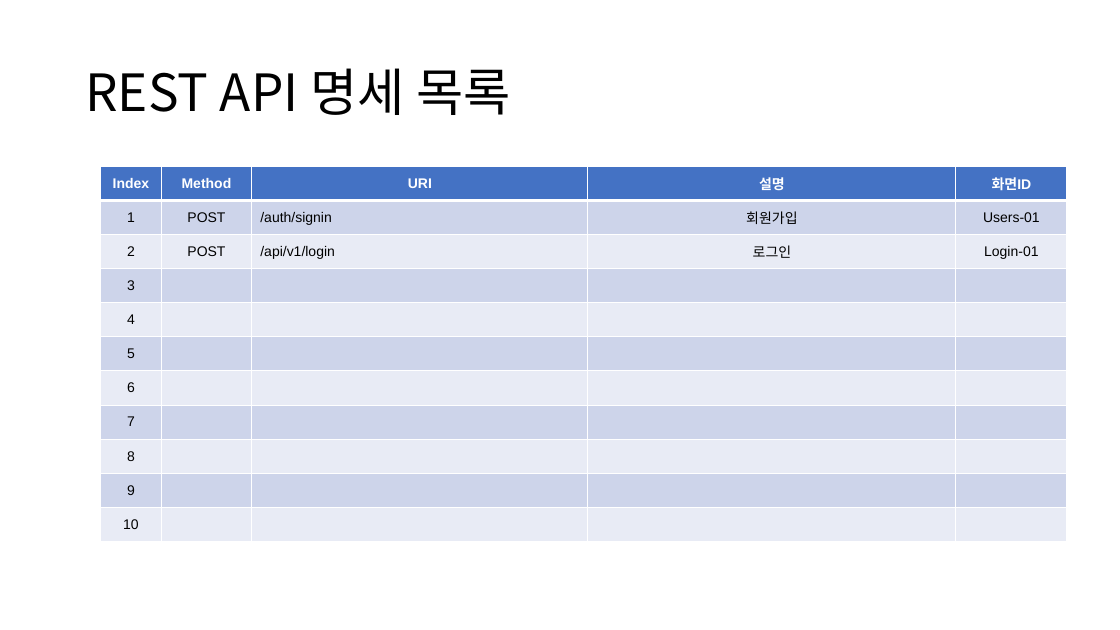
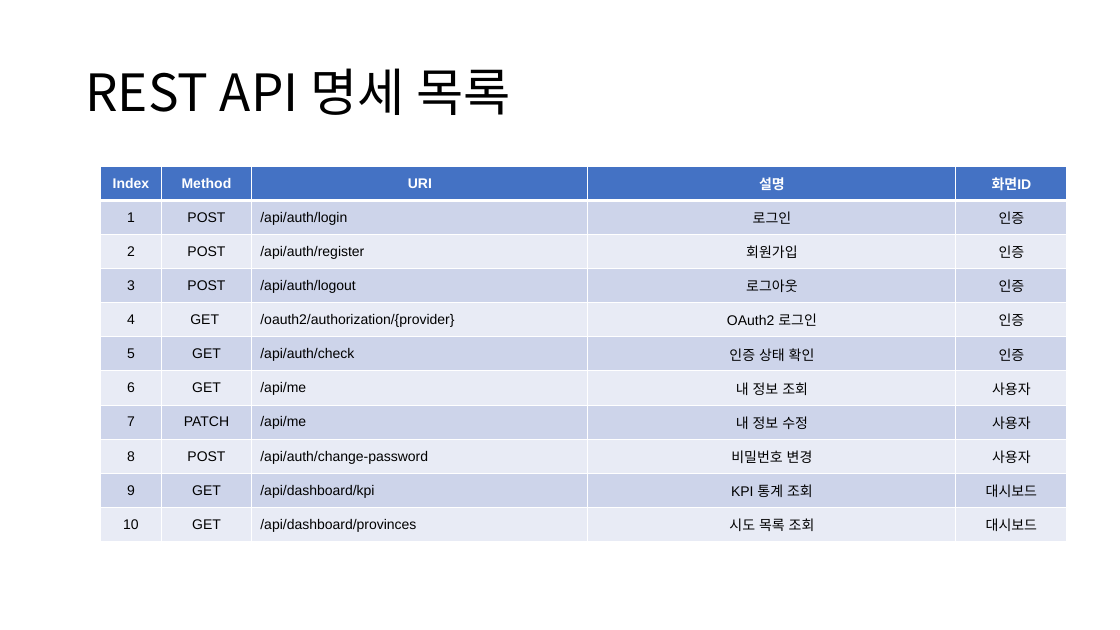
Before and after one commit to kimyuchan-1/MiniProject, a slide deck: slide 19 of 미니프로젝트계획서.pptx. Drawn at 1120x630 pixels with LibreOffice and Linux fonts; fonts in the diff are those of the drawing. Boxes give left, top, right and bottom in pixels: in the first picture for what was removed or moved away, otherwise in the second. Text is boxed around its words. In the diff, an @@ line names an element or a change of style, - is before the commit and + after.

Commit message:
ppt fix

```diff
--- a/미니프로젝트계획서.pptx
+++ b/미니프로젝트계획서.pptx
@@ table at [101,166,1067,541] @@
-row 2: 1 | POST | /auth/signin | 회원가입 | Users-01
+row 2: 1 | POST | /api/auth/login | 로그인 | 인증
-row 3: 2 | POST | /api/v1/login | 로그인 | Login-01
+row 3: 2 | POST | /api/auth/register | 회원가입 | 인증
-row 4: 3 |  |  |  | 
+row 4: 3 | POST | /api/auth/logout | 로그아웃 | 인증
-row 5: 4 |  |  |  | 
+row 5: 4 | GET | /oauth2/authorization/{provider} | OAuth2 로그인 | 인증
-row 6: 5 |  |  |  | 
+row 6: 5 | GET | /api/auth/check | 인증 상태 확인 | 인증
-row 7: 6 |  |  |  | 
+row 7: 6 | GET | /api/me | 내 정보 조회 | 사용자
-row 8: 7 |  |  |  | 
+row 8: 7 | PATCH | /api/me | 내 정보 수정 | 사용자
-row 9: 8 |  |  |  | 
+row 9: 8 | POST | /api/auth/change-password | 비밀번호 변경 | 사용자
-row 10: 9 |  |  |  | 
+row 10: 9 | GET | /api/dashboard/kpi | KPI 통계 조회 | 대시보드
-row 11: 10 |  |  |  | 
+row 11: 10 | GET | /api/dashboard/provinces | 시도 목록 조회 | 대시보드
```
Also in this commit, not shown: 3 other slides changed, 29 slides added, 11 other files.
